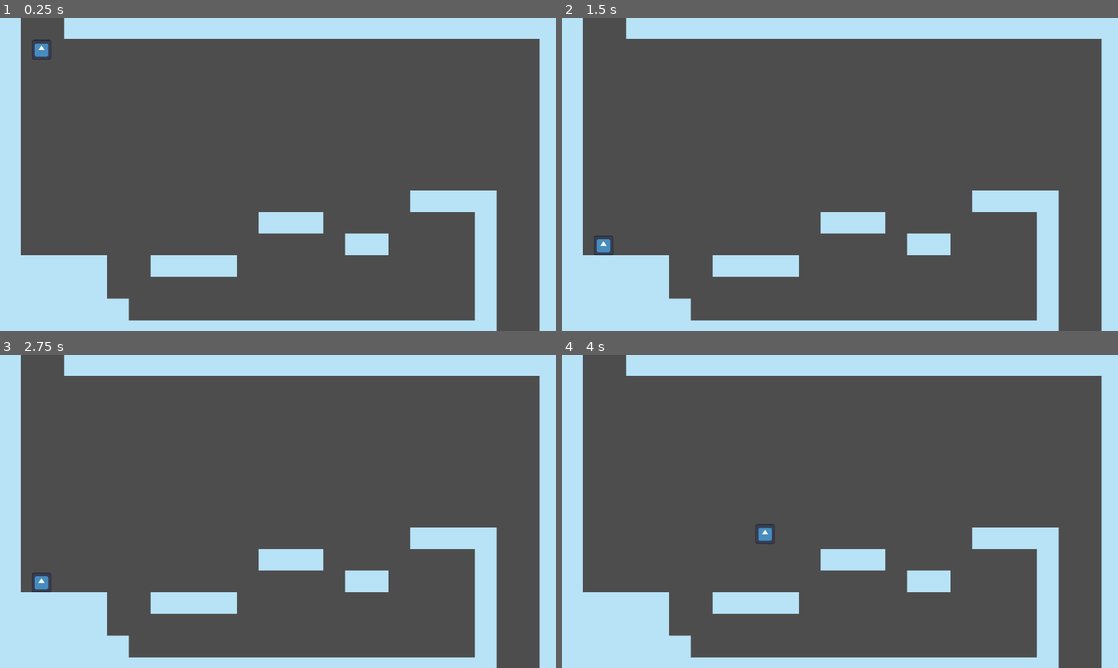
Above: before the commit, frames 1-4 (two rows, left to right).
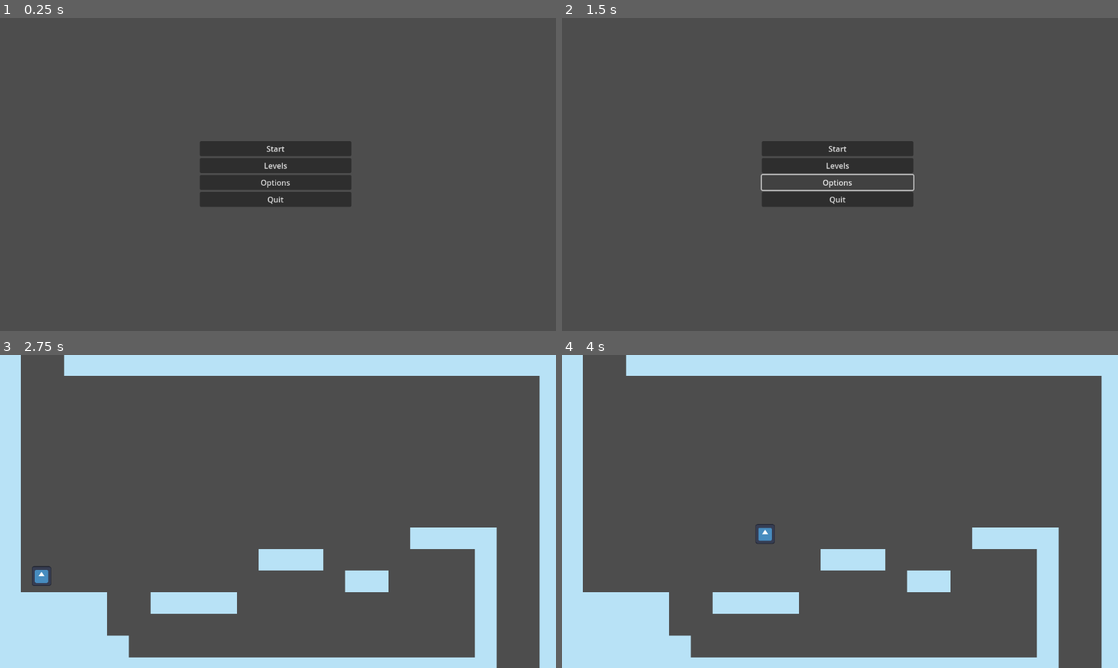
Above: after the commit, the same moments.

Repository: MMS139/dreamtime
Game: Godot game, scene res://mainmenu.tscn
Two runs of this game, one before a commit and one after it. Both use one fixed random seed, a clock stepped at 60 frames per second and the inputs below. Before the commit the project starts from res://levels/level1.tscn. The engine's default icon, where the game draws it, is replaced by a stand-in: a white triangle on a blue panel in a dark square.
Inputs (mouse positions are in pixels of both pictures, inside the frame that each line leads up to):
- Up to frame 1 (0.25 s): no input
- Up to frame 2 (1.5 s): click (840, 165) at 0.5 s, where only the run after the commit has a clickable "Levels"; click (840, 183) at 1.25 s, where only the run after the commit has a clickable "Options"
- Up to frame 3 (2.75 s): click (278, 486) at 2 s, where only the run after the commit has a clickable "Start"
- Up to frame 4 (4 s): tap Enter at 2.75 s; hold Right (right) from 2.78 s (still down); tap Shift (dash) at 2.85 s; tap Up (jump) at 3.02, 3.77 s; tap Alt at 3.6 s

The runs differ from the first frame. In frame 1, 29% of the frame differs, in the area x 0-100%, y 0-100%; in frame 2, 28%; in frame 3, 0.1%; in frame 4, nothing differs.

Commit message:
Main Menu

Diff:
--- a/levels/level1.tscn
+++ b/levels/level1.tscn
@@ -2255,7 +2255,7 @@
 sources/0 = SubResource("TileSetAtlasSource_1bvp3")
 
 [sub_resource type="RectangleShape2D" id="RectangleShape2D_v8kj3"]
-size = Vector2(128, 164)
+size = Vector2(128, 87)
 
 [node name="Level1" type="Node2D"]
 script = ExtResource("1_ootpb")
@@ -2279,7 +2279,7 @@
 script = ExtResource("4_v38iq")
 
 [node name="WinAreaCollision" type="CollisionShape2D" parent="WinArea"]
-position = Vector2(0, 78)
+position = Vector2(0, 116.5)
 shape = SubResource("RectangleShape2D_v8kj3")
 
 [connection signal="body_entered" from="WinArea" to="WinArea" method="_on_body_entered"]
--- a/levels/level2.tscn
+++ b/levels/level2.tscn
@@ -2256,7 +2256,7 @@
 sources/0 = SubResource("TileSetAtlasSource_1bvp3")
 
 [sub_resource type="RectangleShape2D" id="RectangleShape2D_v8kj3"]
-size = Vector2(128.5, 160)
+size = Vector2(128.5, 81)
 
 [sub_resource type="RectangleShape2D" id="RectangleShape2D_s1bpp"]
 size = Vector2(1152, 68)
@@ -2286,7 +2286,7 @@
 script = ExtResource("4_py88r")
 
 [node name="WinAreaCollision" type="CollisionShape2D" parent="WinArea"]
-position = Vector2(0, 80)
+position = Vector2(0, 119.5)
 shape = SubResource("RectangleShape2D_v8kj3")
 
 [node name="KillArea" type="Area2D" parent="."]
--- a/levels/level3.tscn
+++ b/levels/level3.tscn
@@ -2257,7 +2257,7 @@
 sources/0 = SubResource("TileSetAtlasSource_1bvp3")
 
 [sub_resource type="RectangleShape2D" id="RectangleShape2D_v8kj3"]
-size = Vector2(128.5, 160)
+size = Vector2(128.5, 86)
 
 [sub_resource type="RectangleShape2D" id="RectangleShape2D_s1bpp"]
 size = Vector2(128, 65)
@@ -2296,7 +2296,7 @@
 script = ExtResource("4_0fm5q")
 
 [node name="WinAreaCollision" type="CollisionShape2D" parent="WinArea"]
-position = Vector2(0, 80)
+position = Vector2(0, 117)
 shape = SubResource("RectangleShape2D_v8kj3")
 
 [node name="FlipGrav" type="Area2D" parent="."]
--- a/levels/win_area_3.gd
+++ b/levels/win_area_3.gd
@@ -1,6 +1,6 @@
 extends Area2D
 
-@export var next_level = "res://levels/level4.tscn"
+@export var next_level = "res://winscreen.tscn"
 
 func _on_body_entered(body):
 	if body.is_in_group("player"):
--- /dev/null
+++ b/mainmenu.gd
@@ -0,0 +1,23 @@
+extends Control
+
+# Path to your main game scene
+@export var next_level = "res://levels/level1.tscn"
+
+func _ready():
+	$VBoxContainer/StartButton.pressed.connect(start_game)
+	$VBoxContainer/QuitButton.pressed.connect(quit_game)
+	$VBoxContainer/OptionsButton.pressed.connect(open_options)
+	$VBoxContainer/LevelsButton.pressed.connect(open_levels)
+
+func start_game():
+	get_tree().change_scene_to_file(next_level)
+
+func quit_game():
+	get_tree().quit()
+
+# Optional
+func open_options():
+	print("Options menu would open here")
+
+func open_levels():
+	print("Open Levels")
--- /dev/null
+++ b/mainmenu.tscn
@@ -0,0 +1,36 @@
+[gd_scene load_steps=2 format=3 uid="uid://dkygqdhchtpi0"]
+
+[ext_resource type="Script" uid="uid://bfrdnn2q10yk" path="res://mainmenu.gd" id="1_cmhrf"]
+
+[node name="MainMenu" type="Control"]
+layout_mode = 3
+anchors_preset = 15
+anchor_right = 1.0
+anchor_bottom = 1.0
+grow_horizontal = 2
+grow_vertical = 2
+script = ExtResource("1_cmhrf")
+
+[node name="VBoxContainer" type="VBoxContainer" parent="."]
+layout_mode = 0
+offset_left = 414.0
+offset_top = 226.0
+offset_right = 728.0
+offset_bottom = 420.0
+alignment = 1
+
+[node name="StartButton" type="Button" parent="VBoxContainer"]
+layout_mode = 2
+text = "Start"
+
+[node name="LevelsButton" type="Button" parent="VBoxContainer"]
+layout_mode = 2
+text = "Levels"
+
+[node name="OptionsButton" type="Button" parent="VBoxContainer"]
+layout_mode = 2
+text = "Options"
+
+[node name="QuitButton" type="Button" parent="VBoxContainer"]
+layout_mode = 2
+text = "Quit"
--- a/project.godot
+++ b/project.godot
@@ -11,7 +11,7 @@
 [application]
 
 config/name="dreamtime"
-run/main_scene="uid://b11nyo5vd5rqo"
+run/main_scene="uid://dkygqdhchtpi0"
 config/features=PackedStringArray("4.4", "GL Compatibility")
 config/icon="res://icon.svg"
 
--- /dev/null
+++ b/winscreen.tscn
@@ -0,0 +1,20 @@
+[gd_scene format=3 uid="uid://bkmbuypauy0fe"]
+
+[node name="WinScreen" type="Node2D"]
+
+[node name="Camera2D" type="Camera2D" parent="."]
+position = Vector2(825, 465)
+zoom = Vector2(0.7, 0.7)
+
+[node name="TextureRect" type="TextureRect" parent="."]
+offset_left = 2.0
+offset_top = 2.0
+offset_right = 1650.0
+offset_bottom = 930.0
+
+[node name="TextEdit" type="TextEdit" parent="."]
+offset_left = 781.0
+offset_top = 442.0
+offset_right = 866.0
+offset_bottom = 494.0
+text = "ty"
Not shown, added: mainmenu.gd.uid
